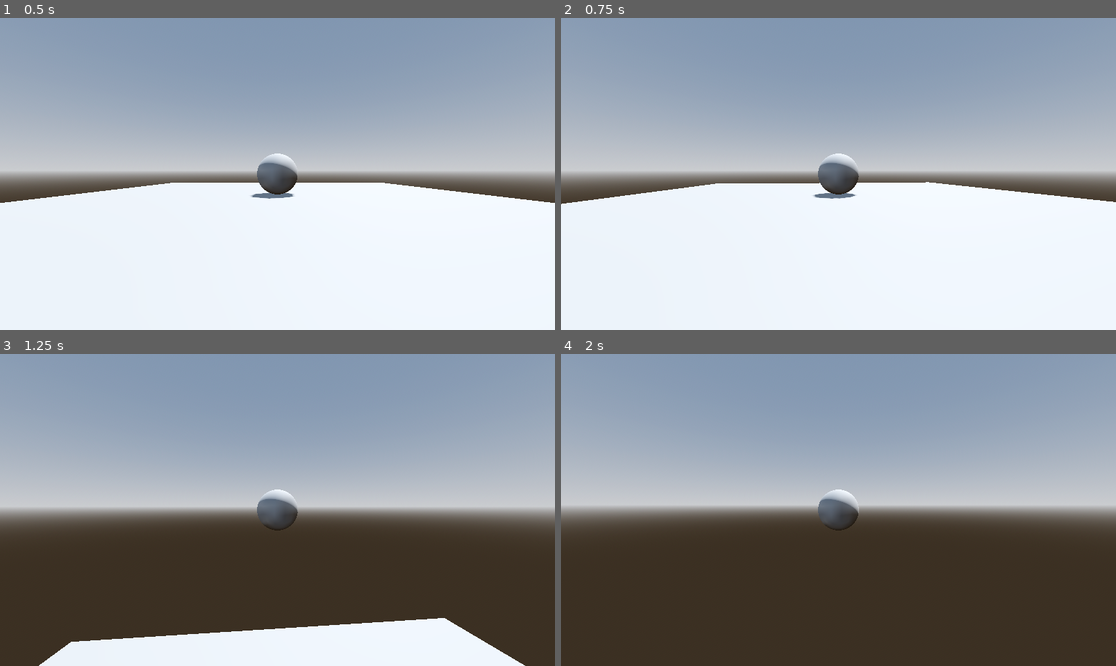
Above: before the commit, frames 1-4 (two rows, left to right).
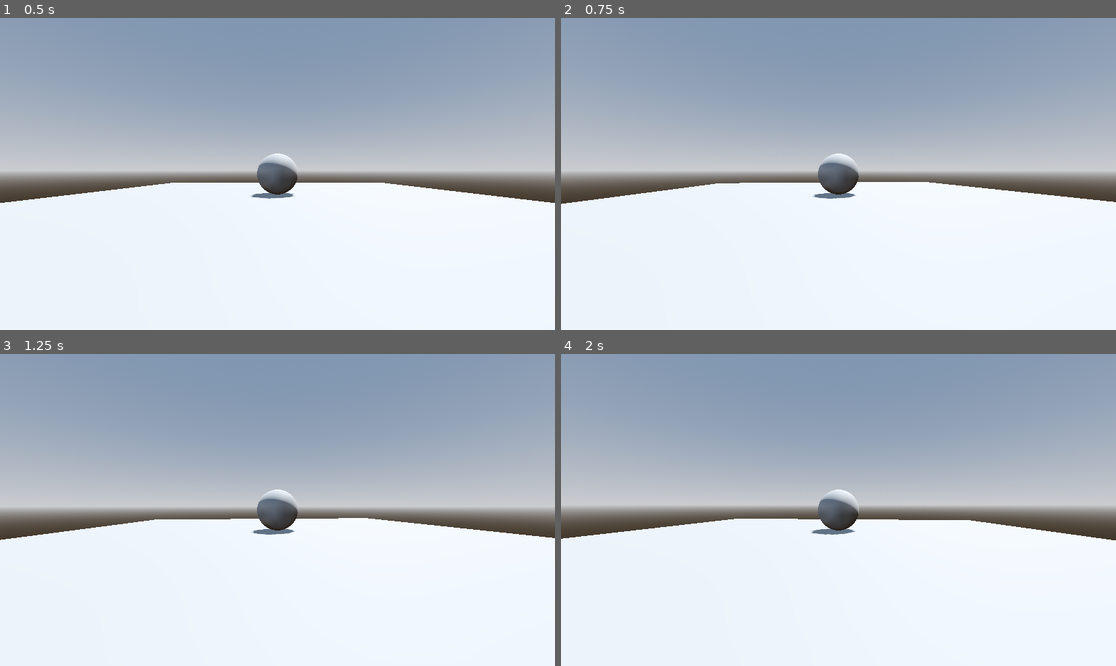
Above: after the commit, the same moments.

Repository: cliff-lilly-jean/pacman-stealth-game
Game: Godot game, scene res://scenes/world/world.tscn
Same seed, same stepped clock (60 frames per second), same inputs: the game is played once before the commit and once after it.
Inputs (mouse positions are in pixels of both pictures, inside the frame that each line leads up to):
- Up to frame 1 (0.5 s): no input
- Up to frame 2 (0.75 s): tap Enter at 0.5 s; move the mouse to (866, 174) at 0.52 s; hold W (move_forward) from 0.53 s (still down); hold Ctrl (sprint) from 0.53 s (still down); tap Shift (dash) at 0.6 s
- Up to frame 3 (1.25 s): keep holding W (move_forward); keep holding Ctrl (sprint); tap Space (jump) at 0.77, 1.07 s
- Up to frame 4 (2 s): keep holding W (move_forward); move the mouse to (810, 510) at 1.27 s; release Ctrl (sprint) at 1.28 s; tap Ctrl (sprint) at 1.35 s; tap Space (jump) at 1.52, 1.55, 1.82 s

Frame 1 is identical in both runs. In frame 2, less than 0.1% of the frame differs, in the area x 32-94%, y 52-58%; in frame 3, 36%; in frame 4, 45%, in the area x 0-100%, y 52-100%.

Commit message:
added state machines to the player

Diff:
--- a/components/component.gd
+++ b/components/component.gd
@@ -1,8 +1 @@
-@abstract
 class_name Component extends Node
-
-@abstract
-func use(amount: float)
-
-@abstract
-func recover(delta: float)
--- /dev/null
+++ b/components/input/input_component.gd
@@ -0,0 +1,8 @@
+class_name InputComponent extends Component
+
+var input_direction: Vector2
+var jump_input: bool
+
+func update(delta: float) -> void:
+	input_direction = Input.get_vector("move_left","move_right","move_forward","move_backward")
+	jump_input = Input.is_action_just_pressed("jump")
--- a/components/stamina/stamina.tscn
+++ /dev/null
@@ -1,6 +0,0 @@
-[gd_scene format=3 uid="uid://bvw47wa3kt486"]
-
-[ext_resource type="Script" uid="uid://c7kj5fndyb6dx" path="res://components/stamina/stamina.gd" id="1_ueyo7"]
-
-[node name="Stamina" type="Node" unique_id=1044924014]
-script = ExtResource("1_ueyo7")
--- a/components/stamina/stamina.gd
+++ b/components/stamina/stamina_component.gd
@@ -1,4 +1,4 @@
-class_name Stamina extends Component
+class_name StaminaComponent extends Component
 
 @export var max_stamina: float
 @export var recovery_amount: float
--- a/scenes/player/player.gd
+++ b/scenes/player/player.gd
@@ -2,15 +2,6 @@
 
 const max_look_down_angle: float = deg_to_rad(-1)
 const max_look_up_angle: float = deg_to_rad(-65)
-
-@export_group("Movement")
-@export var move_speed: float
-@export var sprint_speed: float
-@export var dash_speed: float
-@export var acceleration: float
-
-@export_group("Jump")
-@export var jump_force: float
 
 @export_group("Camera")
 @export var mouse_sensitivity: float
@@ -22,9 +13,9 @@
 
 @onready var spring_arm: SpringArm3D = $SpringArm3D
 @onready var mesh: MeshInstance3D = $MeshInstance3D
-@onready var stamina: Stamina = %Stamina
+@onready var stamina: StaminaComponent = %StaminaComponent
+@onready var input_component: InputComponent = %InputComponent
 
-var input_direction: Vector2
 var direction: Vector3
 
 func _ready() -> void:
@@ -40,30 +31,15 @@
 
 func _process(delta: float) -> void:
 	joystick_rotation(delta)
-	print(stamina.stamina)
 
 func _physics_process(delta: float) -> void:
-	move(delta)
-	jump(delta)
+	input_component.update(delta)
+
+
 	dash(delta)
 	apply_gravity(delta)
 	move_and_slide()
 
-func move(delta: float) -> void:
-	input_direction = Input.get_vector("move_left","move_right","move_forward","move_backward")
-
-	var speed : float = sprint_speed if Input.is_action_pressed("sprint") else move_speed
-	var desired_velocity: Vector3 = Vector3(input_direction.x, 0, input_direction.y) * speed
-
-	if Input.is_action_pressed("sprint"):
-		stamina.use(2.5)
-
-	if input_direction.length() >= 0.1:
-		velocity.x = move_toward(velocity.x, desired_velocity.x,  acceleration * delta)
-		velocity.z = move_toward(velocity.z, desired_velocity.z, acceleration * delta)
-	else:
-		velocity.x = move_toward(velocity.x, 0, acceleration * delta)
-		velocity.z = move_toward(velocity.z, 0, acceleration * delta)
 
 func joystick_rotation(delta: float) -> void:
 	var joystick_direction = Input.get_vector("pan_left","pan_right","pan_up","pan_down")
@@ -73,11 +49,6 @@
 	spring_arm.rotation.x -= -joystick_direction.y * joystick_sensitivity * delta
 	spring_arm.rotation.x = clampf(spring_arm.rotation.x, max_look_up_angle, max_look_down_angle)
 
-func jump(delta: float) -> void:
-	if is_on_floor() and Input.is_action_just_pressed("jump"):
-		velocity.y = jump_force
-		stamina.use(0.5)
-
 func dash(delta: float) -> void:
 	if is_on_floor() and Input.is_action_just_pressed("dash"):
 
--- a/scenes/player/player.tscn
+++ b/scenes/player/player.tscn
@@ -1,9 +1,12 @@
 [gd_scene format=3 uid="uid://kotak32xuqdy"]
 
 [ext_resource type="Script" uid="uid://bndh4ejeaws86" path="res://scenes/player/player.gd" id="1_8afob"]
-[ext_resource type="Script" uid="uid://c7kj5fndyb6dx" path="res://components/stamina/stamina.gd" id="2_dovo2"]
+[ext_resource type="Script" uid="uid://c7kj5fndyb6dx" path="res://components/stamina/stamina_component.gd" id="2_dovo2"]
+[ext_resource type="Script" uid="uid://bitc0etwcdpsv" path="res://components/input/input_component.gd" id="3_75vfm"]
 [ext_resource type="Script" uid="uid://ceyckjoc20ikq" path="res://state_machine/state_machine.gd" id="3_gmlin"]
 [ext_resource type="Script" uid="uid://diffe220jlwde" path="res://state_machine/state.gd" id="4_lvxji"]
+[ext_resource type="Script" uid="uid://c7km1mc6b3dso" path="res://state_machine/states/player_move.gd" id="4_p47bc"]
+[ext_resource type="Script" uid="uid://e5qsktiyusul" path="res://state_machine/states/player_jump.gd" id="6_0owmy"]
 
 [sub_resource type="SphereShape3D" id="SphereShape3D_x7p2l"]
 margin = 0.3
@@ -14,11 +17,6 @@
 
 [node name="Player" type="CharacterBody3D" unique_id=573448500]
 script = ExtResource("1_8afob")
-move_speed = 5.0
-sprint_speed = 10.0
-dash_speed = 40.0
-acceleration = 20.0
-jump_force = 20.0
 mouse_sensitivity = 0.001
 joystick_sensitivity = 2.0
 spring_length = 5.0
@@ -40,29 +38,37 @@
 
 [node name="Components" type="Node" parent="." unique_id=1724317557]
 
-[node name="Stamina" type="Node" parent="Components" unique_id=847729689]
+[node name="StaminaComponent" type="Node" parent="Components" unique_id=847729689]
 unique_name_in_owner = true
 script = ExtResource("2_dovo2")
 max_stamina = 10.0
 recovery_amount = 0.5
 metadata/_custom_type_script = "uid://c7kj5fndyb6dx"
 
-[node name="Movement" type="Node" parent="." unique_id=276659856]
+[node name="InputComponent" type="Node" parent="Components" unique_id=449551840]
+unique_name_in_owner = true
+script = ExtResource("3_75vfm")
+metadata/_custom_type_script = "uid://bitc0etwcdpsv"
+
+[node name="Movement" type="Node" parent="." unique_id=276659856 node_paths=PackedStringArray("initial_state")]
 script = ExtResource("3_gmlin")
-metadata/_custom_type_script = "uid://ceyckjoc20ikq"
+initial_state = NodePath("Move")
 
-[node name="Move" type="Node" parent="Movement" unique_id=107244780]
-script = ExtResource("4_lvxji")
-metadata/_custom_type_script = "uid://diffe220jlwde"
+[node name="Move" type="Node" parent="Movement" unique_id=107244780 node_paths=PackedStringArray("entity")]
+script = ExtResource("4_p47bc")
+move_speed = 5.0
+sprint_speed = 15.0
+dash_speed = 10.0
+acceleration = 2.0
+entity = NodePath("../..")
 
-[node name="Jump" type="Node" parent="Movement" unique_id=1927382449]
-script = ExtResource("4_lvxji")
-metadata/_custom_type_script = "uid://diffe220jlwde"
+[node name="Jump" type="Node" parent="Movement" unique_id=1927382449 node_paths=PackedStringArray("entity")]
+script = ExtResource("6_0owmy")
+jump_force = 10.0
+entity = NodePath("../..")
 
 [node name="Sprint" type="Node" parent="Movement" unique_id=1505621523]
 script = ExtResource("4_lvxji")
-metadata/_custom_type_script = "uid://diffe220jlwde"
 
 [node name="Dash" type="Node" parent="Movement" unique_id=681605741]
 script = ExtResource("4_lvxji")
-metadata/_custom_type_script = "uid://diffe220jlwde"
--- a/state_machine/state.gd
+++ b/state_machine/state.gd
@@ -1,6 +1,8 @@
 class_name State extends Node
 
-signal change_state(state: State)
+@export var entity: Node
+
+signal change_state(state: State, new_state_name: String)
 
 func enter() -> void:
 	pass
--- a/state_machine/state_machine.gd
+++ b/state_machine/state_machine.gd
@@ -2,28 +2,40 @@
 
 @export var initial_state: State
 
-var active_state: State
+var current_state: State
+var states: Dictionary
 
 func _ready() -> void:
 	for child_state: State in get_children():
 		child_state.change_state.connect(on_change_state)
 
+		## get all the child names and add them to an array
+		states[child_state.name.to_lower()] = child_state
+
+	if initial_state:
+		initial_state.enter()
+		current_state = initial_state
+
 func _process(delta: float) -> void:
-	if active_state:
-		active_state.update(delta)
+	if current_state:
+		current_state.update(delta)
 
 func _physics_process(delta: float) -> void:
-	if active_state:
-		active_state.physics_update(delta)
+	if current_state:
+		current_state.physics_update(delta)
 
-func on_change_state(new_state: State) -> void:
-	if new_state == active_state:
+func on_change_state(state: State, next_state_name: String) -> void:
+	if state != current_state:
 		return
 
-	if active_state:
-		active_state.exit()
+	var new_state = states.get(next_state_name.to_lower())
 
-	active_state = new_state
+	if !new_state:
+		return
 
-	if active_state:
-		active_state.enter()
+	if current_state:
+		current_state.exit()
+
+	new_state.enter()
+
+	current_state = new_state
--- /dev/null
+++ b/state_machine/states/player_jump.gd
@@ -0,0 +1,11 @@
+extends State
+
+@export var jump_force: float
+
+func enter() -> void:
+	entity.velocity.y = jump_force
+
+func update(delta: float) -> void:
+	if entity.is_on_floor() and !Input.is_action_just_pressed("jump"):
+		change_state.emit(self, "move")
+		print("Pressed move from jump")
--- /dev/null
+++ b/state_machine/states/player_move.gd
@@ -0,0 +1,28 @@
+extends State
+
+@export var move_speed: float
+@export var sprint_speed: float
+@export var dash_speed: float
+@export var acceleration: float
+
+func apply_move(input: Vector2, delta: float) -> void:
+
+	var speed : float = sprint_speed if Input.is_action_pressed("sprint") else move_speed
+	var desired_velocity: Vector3 = Vector3(input.x, 0, input.y) * speed
+
+	#if Input.is_action_pressed("sprint"):
+		#stamina.use(2.5)
+
+	if input.length() >= 0.1:
+		entity.velocity.x = move_toward(entity.velocity.x, desired_velocity.x,  acceleration * delta)
+		entity.velocity.z = move_toward(entity.velocity.z, desired_velocity.z, acceleration * delta)
+	else:
+		entity.velocity.x = move_toward(entity.velocity.x, 0, acceleration * delta)
+		entity.velocity.z = move_toward(entity.velocity.z, 0, acceleration * delta)
+
+func update(delta: float) -> void:
+	if entity.is_on_floor() and Input.is_action_just_pressed("jump"):
+		change_state.emit(self, 'jump')
+
+func physics_update(delta: float) -> void:
+	apply_move(entity.input_component.input_direction, delta)
Not shown, added: components/input/input_component.gd.uid
Renamed: components/stamina/stamina.gd.uid -> components/stamina/stamina_component.gd.uid
Not shown, added: state_machine/states/player_jump.gd.uid
Not shown, added: state_machine/states/player_move.gd.uid
